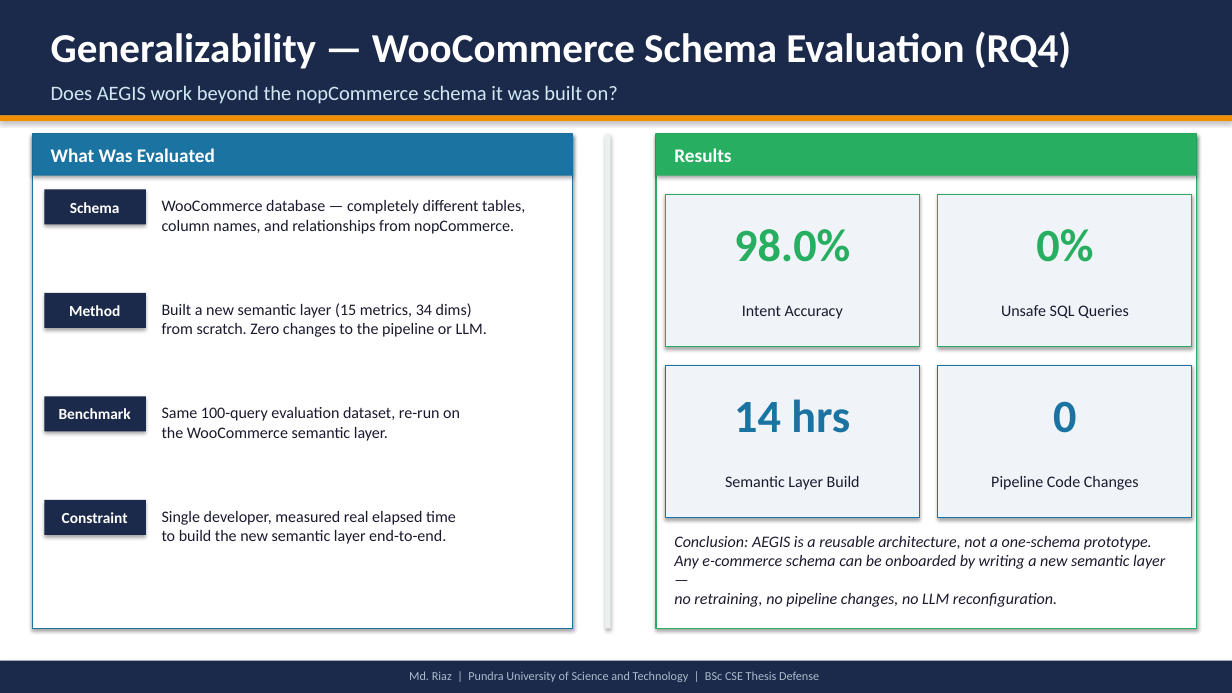
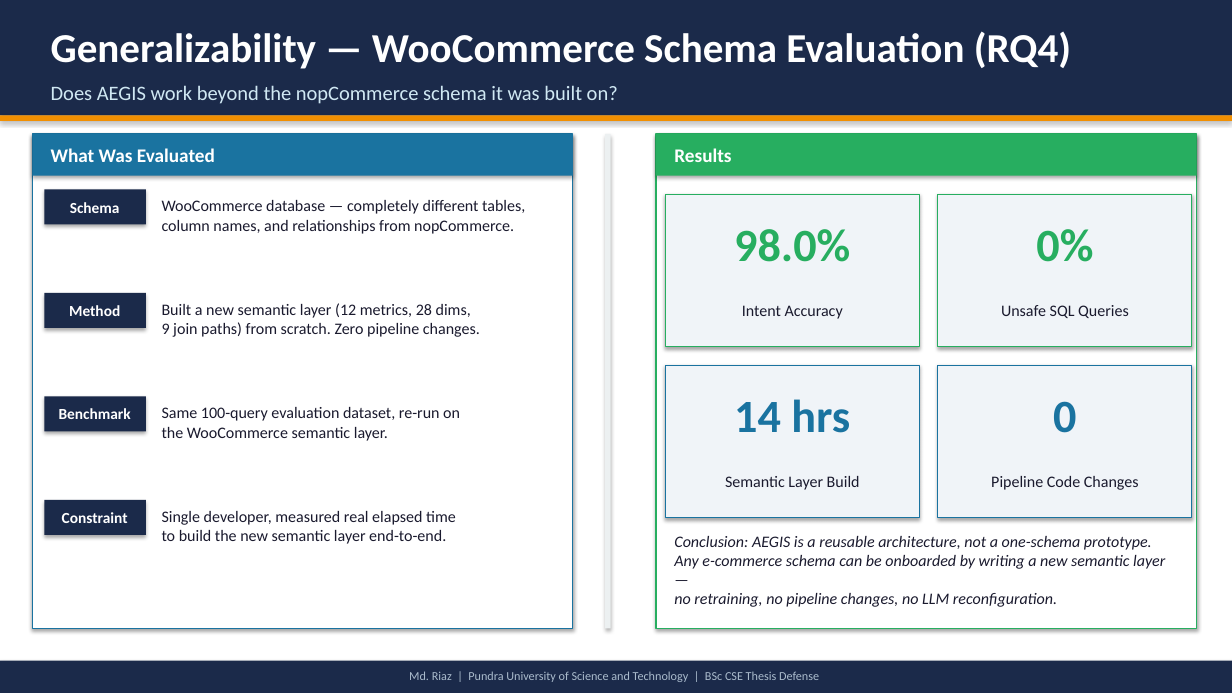
Before and after one commit to md-riaz/AEGIS-Research, a slide deck: slide 16 of docs/AEGIS_Thesis_Defense.pptx (slide 15 before the commit). Drawn at 1232x693 pixels with LibreOffice and Linux fonts; fonts in the diff are those of the drawing. Boxes give left, top, right and bottom in pixels: in the first picture for what was removed or moved away, otherwise in the second. Text is boxed around its words. In the diff, an @@ line names an element or a change of style, - is before the commit and + after.

```diff
--- a/docs/AEGIS_Thesis_Defense.pptx
+++ b/docs/AEGIS_Thesis_Defense.pptx
@@ text at (162,303,480,337): text changed @@
-Built a new semantic layer (15 metrics, 34 dims)
-from scratch. Zero changes to the pipeline or LLM.
+Built a new semantic layer (12 metrics, 28 dims,
+9 join paths) from scratch. Zero pipeline changes.
```
Also in this commit, not shown: 5 other slides changed, 1 slide added, 5 other files.
